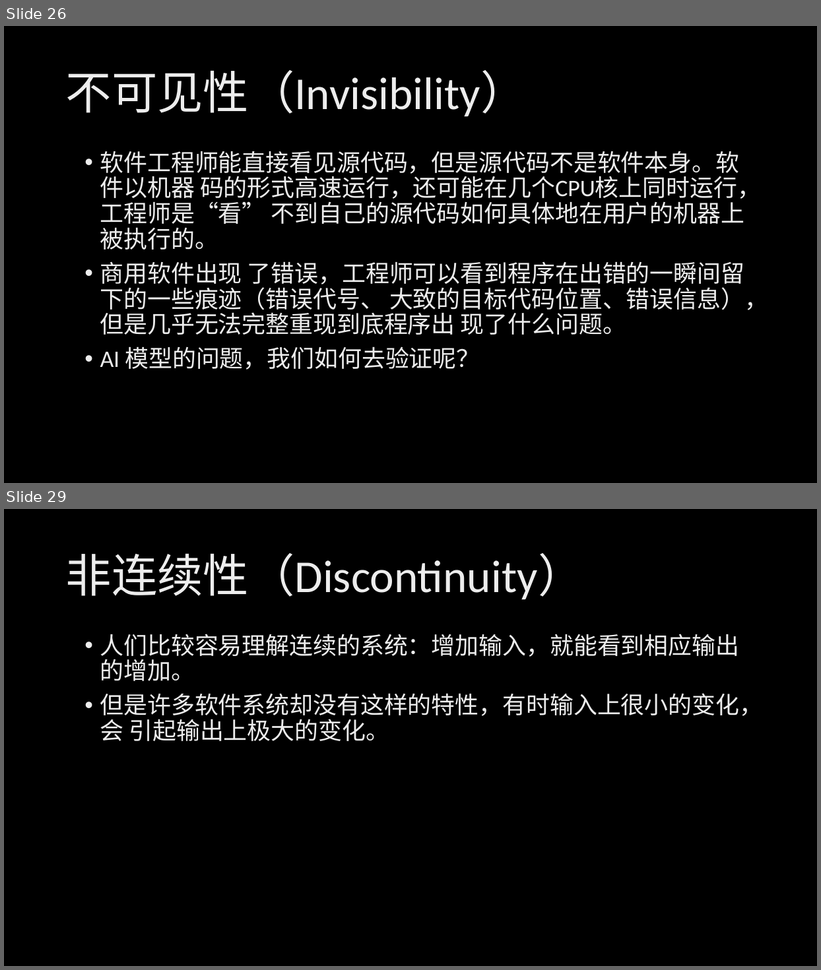
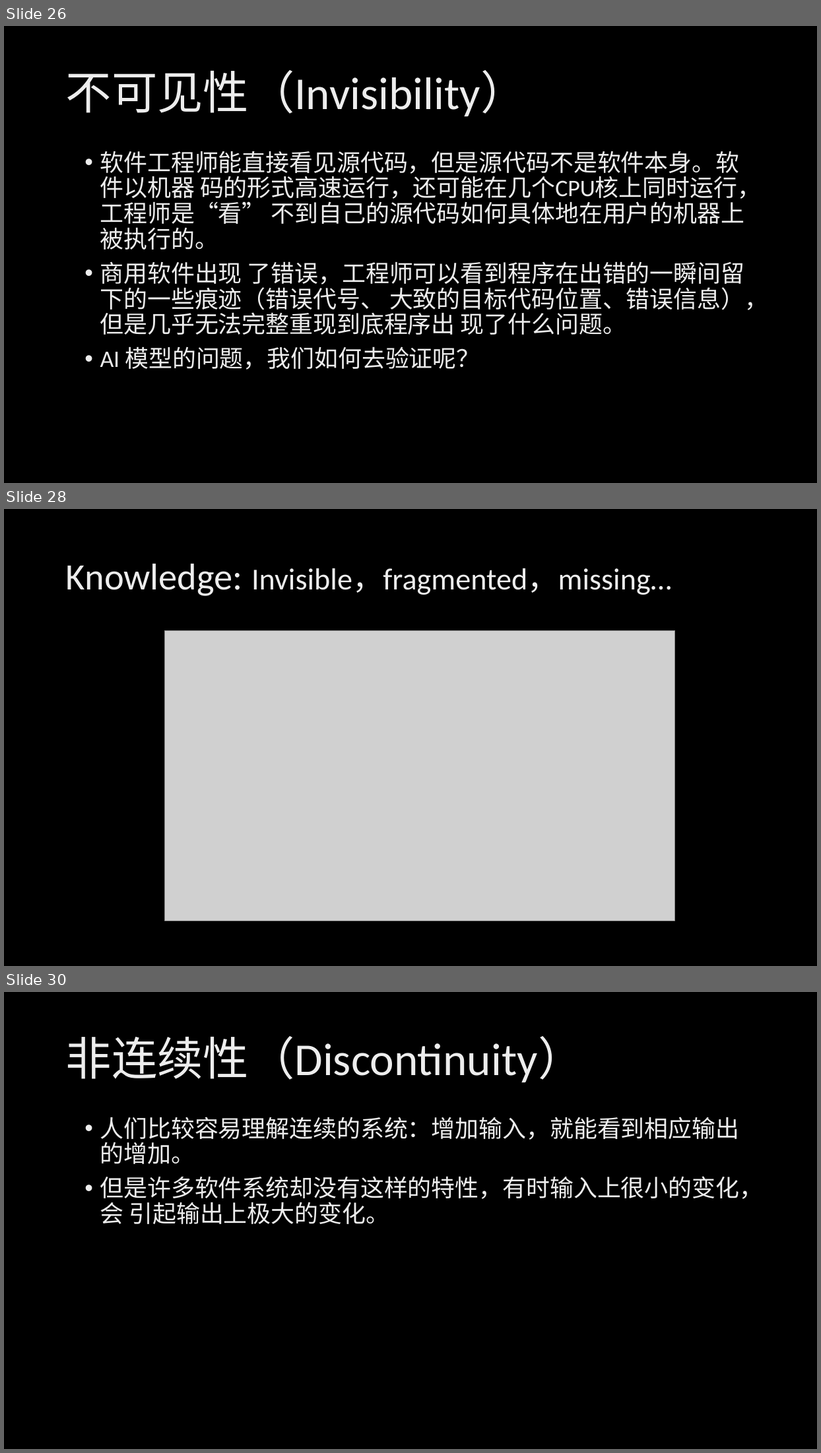
Before and after one commit to xinase/ASE, a slide deck: chapter1/ASE_1_SoftwareEngineering.pptx. Shown one above the other, each under a label of ours: slides 26 and 29 before the commit, slides 26, 28 and 30 after it; the slides between them are not shown. The pictures are 821x970 and 821x1453 pixels, drawn with LibreOffice and Linux fonts; fonts in the diff are those of the drawing; grey boxes stand for pictures; background and template pictures are left out. Boxes give left, top, right and bottom in pixels: in the first picture for what was removed or moved away, otherwise in the second. Text is boxed around its words. In the diff, an @@ line names an element or a change of style, - is before the commit and + after.

```diff
--- a/chapter1/ASE_1_SoftwareEngineering.pptx
+++ b/chapter1/ASE_1_SoftwareEngineering.pptx
@@ slide 28 added at (x1=4, y1=509, x2=817, y2=966), background picture (left out) @@
@@ title added at (x1=66, y1=563, x2=672, y2=596), 36 pt, text gradient #BFBFBF to #EDEDED to #FFFFFF @@
+Knowledge: Invisible，fragmented，missing…
@@ picture added at (x1=165, y1=631, x2=676, y2=921) @@
@@ what was slide 29 is now slide 30 @@
```
Also in this commit, not shown: 11 slides changed, 1 other file.
